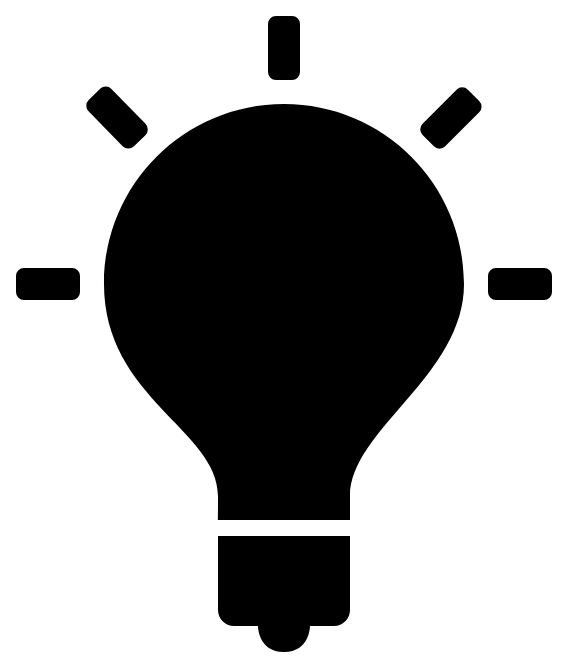
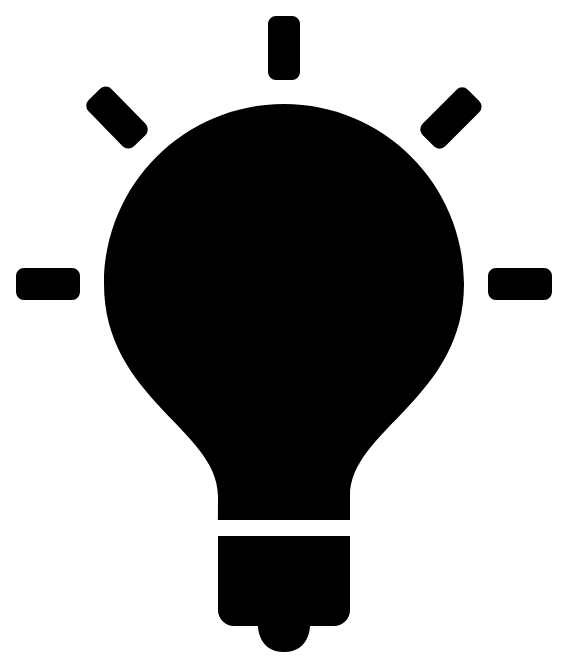
Before/after of a 568x668 layered artwork. What changed in the layer stack:
painted on "Layer 1" over (158, 285, 464, 490)
